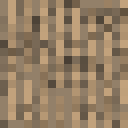
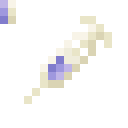
Layered file, before and after one edit (w=128, h=128). Changes by layer:
hid group "feeder" (4 layers) over [0, 0, 128, 128]
added group "misc." with 2 layers in group "ancients" over [0, 0, 112, 104]
added layer "growth_serum" in group "misc." over [24, 16, 112, 104]
added layer "pallette" in group "misc." over [0, 0, 16, 24]
